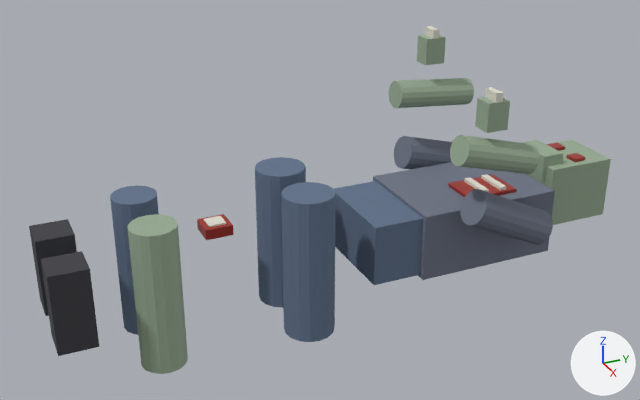
Before and after pictures for a commit that changed the glTF model assets/3d/zombies/zombie_normal.glb.
One viewpoint serves both versions: a camera (50 mm lens) standing at (2.07, -0.153, 1.168) and looking at (-0.02, 0.788, 0.123). Lighting does not change. The marker at lower right points along +X, +Y and +Z. The older version comes first. Vertices at exactly the same position are counted once.

Objects in the first picture: 'Zombie_Normal'.
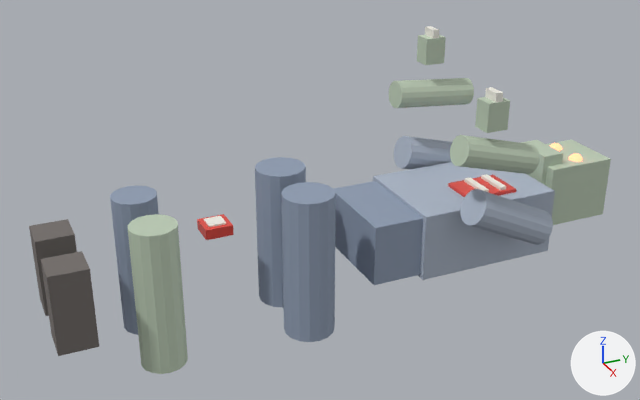
Boxes [x1, y1, x2, y2] around the edits, measured in the pictures (640 x 400 px):
'Zombie_Normal', recoloured, reshaped (lighter)
    both: [29, 26, 611, 374]
part 1 of me_cube, reshaped
    before: [547, 143, 585, 162]
    after: [550, 143, 583, 162]

The change in detail:
Material 'Mat_ZombieSkin' (mat_mat_zombieskin) changes colour from grey #99ad95 to pale green #bfceb8; in linear values from (0.32, 0.42, 0.3) to (0.52, 0.62, 0.48).
Material 'Mat_ZombieBlood' (mat_mat_zombieblood) changes colour from red #a63027 to red #ed5045; in linear values from (0.38, 0.03, 0.02) to (0.85, 0.08, 0.06).
Material 'Mat_ZombieShirt' (mat_mat_zombieshirt) changes colour from greyish blue #6f7686 to light grey #adb8c8; in linear values from (0.16, 0.18, 0.24) to (0.42, 0.48, 0.58).
Material 'Mat_ZombiePants' (mat_mat_zombiepants) changes colour from blue #61738b to greyish blue #909eb3; in linear values from (0.12, 0.17, 0.26) to (0.28, 0.34, 0.45).
Material 'Mat_ZombieBoot' (mat_mat_zombieboot) changes colour from dark grey #3f3f45 to grey #766f6c; in linear values from (0.05, 0.05, 0.06) to (0.18, 0.16, 0.15).
Material 'Mat_ZombieEyes' (mat_mat_zombieeyes) is new.
Its base color is (0.95, 0.2, 0.1) (orange #f97c59).
Its roughness is 0.2.
Its emission color is (1.0, 0.211, 0.105) (orange #ff7f5b).
Its emission strength is 3.325.
me_cube is used by ob_zombie_normal; location (0.0, 1.62, 0.04).
me_cube had 400 vertices, 696 faces and spanned x -0.27..0.27, y -1.61..0.11, z -0.25..0.48.
me_cube now has 740 vertices, 1376 faces and spans x -0.27..0.27, y -1.61..0.11, z -0.25..0.48.
me_cube part 1: 8 vertices moved within x -0.07..0.07, y -0.01..0.03, z 0.1; 8 vertices removed from x -0.07..0.07, y -0.01..0.03, z 0.07; 348 vertices added at x -0.07..0.07, y -0.01..0.03, z 0.07..0.11.
me_cube gains material mat_mat_zombieeyes (orange #f97c59, glowing orange #ff7f5b).
